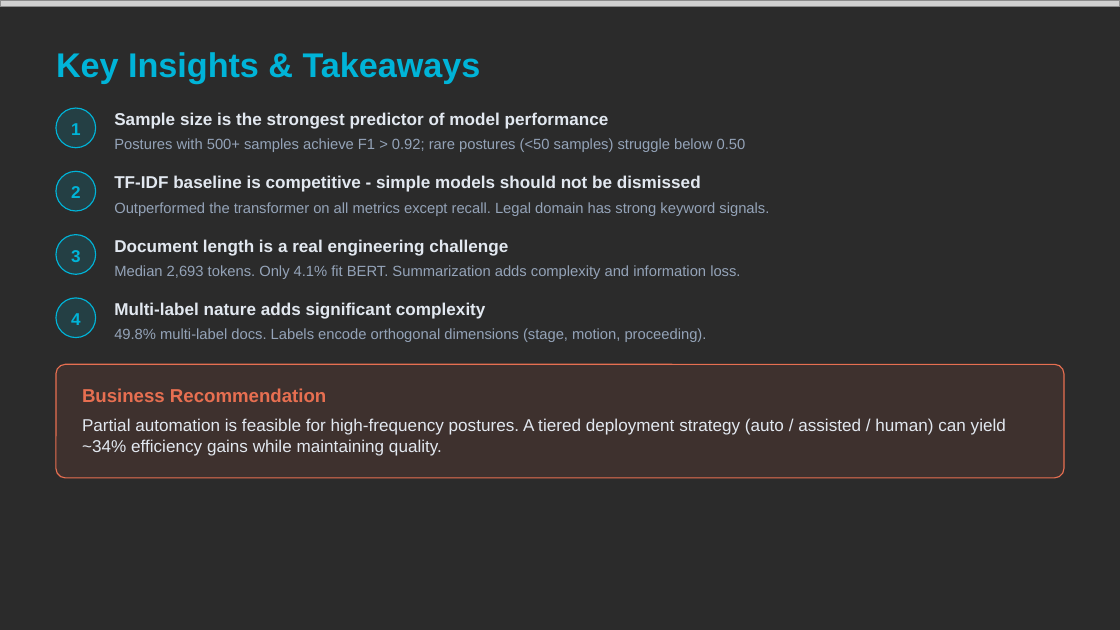
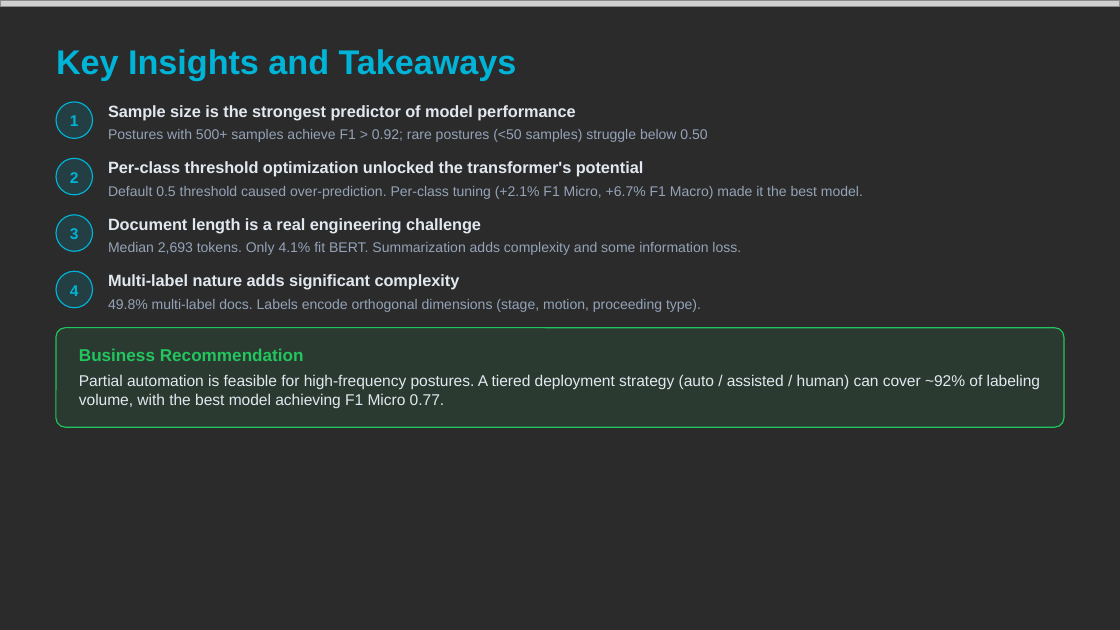
Before and after one commit to aledba/tr_challenge, a slide deck: slide 18 of outputs/TR_Interview_Presentation.pptx. Drawn at 1120x630 pixels with LibreOffice and Linux fonts; fonts in the diff are those of the drawing; grey boxes stand for pictures; background and template pictures are left out; a plain dark background stands for a picture behind light text. Boxes give left, top, right and bottom in pixels: in the first picture for what was removed or moved away, otherwise in the second. Text is boxed around its words. In the diff, an @@ line names an element or a change of style, - is before the commit and + after.

```diff
--- a/outputs/TR_Interview_Presentation.pptx
+++ b/outputs/TR_Interview_Presentation.pptx
@@ text at [56,49,517,81]: text changed @@
-Key Insights & Takeaways
+Key Insights and Takeaways
@@ rounded rectangle: place and size @@
-rounded rectangle at [56,109,95,148]
+rounded rectangle at [56,102,93,139]
@@ text "1": place and size @@
-text "1" at [71,123,81,135]
+text "1" at [70,115,79,126]
@@ text "Postures with 500+ samples achieve ...": place and size @@
-text "Postures with 500+ samples achieve ..." at [114,138,746,152]
+text "Postures with 500+ samples achieve ..." at [108,129,707,142]
@@ text "Postures with 500+ samples achieve ..." at [108,129,707,142]: size 9.5 to 9 pt; line spacing 13.3pt to 12.2pt @@
@@ rounded rectangle: place and size @@
-rounded rectangle at [56,171,95,211]
+rounded rectangle at [56,158,93,195]
@@ text "2": place and size @@
-text "2" at [71,186,81,198]
+text "2" at [70,172,79,183]
@@ text at [108,161,644,177]: text changed; size 11 to 10.5 pt @@
-TF-IDF baseline is competitive - simple models should not be dismissed
+Per-class threshold optimization unlocked the transformer's potential
@@ text at [108,186,863,199]: text changed; size 9.5 to 9 pt @@
-Outperformed the transformer on all metrics except recall. Legal domain has strong keyword signals.
+Default 0.5 threshold caused over-prediction. Per-class tuning (+2.1% F1 Micro, +6.7% F1 Macro) made it the best model.
@@ rounded rectangle: place and size @@
-rounded rectangle at [56,235,95,274]
+rounded rectangle at [56,215,93,252]
@@ text "3": place and size @@
-text "3" at [71,250,81,262]
+text "3" at [70,228,79,239]
@@ text "Document length is a real ...": place and size @@
-text "Document length is a real ..." at [114,239,508,256]
+text "Document length is a real ..." at [108,218,481,234]
@@ size 11 to 10.5 pt; line spacing 15.4pt to 14.2pt in 3 elements at [108,218,481,234], [108,105,575,121], [108,274,460,290] @@
@@ text "Multi-label nature adds significant complexity": place and size @@
-text "Multi-label nature adds significant complexity" at [114,302,486,319]
+text "Multi-label nature adds significant complexity" at [108,274,460,290]
@@ text at [108,242,741,255]: text changed; size 9.5 to 9 pt @@
-Median 2,693 tokens. Only 4.1% fit BERT. Summarization adds complexity and information loss.
+Median 2,693 tokens. Only 4.1% fit BERT. Summarization adds complexity and some information loss.
@@ rounded rectangle: place and size @@
-rounded rectangle at [56,298,95,337]
+rounded rectangle at [56,271,93,308]
@@ proportions changed in 4 elements at [56,102,93,139], [56,158,93,195], [56,215,93,252], [56,271,93,308] @@
@@ size 11 to 10 pt in 4 elements at [70,115,79,126], [70,172,79,183], [70,228,79,239], [70,285,79,296] @@
@@ text "4": place and size @@
-text "4" at [71,313,81,325]
+text "4" at [70,285,79,296]
@@ text at [108,299,701,312]: text changed; size 9.5 to 9 pt @@
-49.8% multi-label docs. Labels encode orthogonal dimensions (stage, motion, proceeding).
+49.8% multi-label docs. Labels encode orthogonal dimensions (stage, motion, proceeding type).
@@ rounded rectangle: place and size @@
-rounded rectangle at [56,364,1064,477]
+rounded rectangle at [56,328,1064,428]
@@ rounded rectangle at [56,328,1064,428]: fill #E76F51 at 10% opacity to #22C55E at 10% opacity; outline #E76F51 0.75 pt to #22C55E 0.75 pt; proportions changed @@
@@ text "Business Recommendation": place and size @@
-text "Business Recommendation" at [82,388,326,402]
+text "Business Recommendation" at [79,348,304,361]
@@ text "Business Recommendation" at [79,348,304,361]: size 12 to 11 pt, text colour #E76F51 to #22C55E; less space between paragraphs @@
@@ text at [79,374,1040,408]: text changed; size 11 to 10 pt @@
-Partial automation is feasible for high-frequency postures. A tiered deployment strategy (auto / assisted / human) can yield ~34% efficiency gains while maintaining quality.
+Partial automation is feasible for high-frequency postures. A tiered deployment strategy (auto / assisted / human) can cover ~92% of labeling volume, with the best model achieving F1 Micro 0.77.
```
Also in this commit, not shown: 3 other slides changed, 1 slide added, 1 slide removed, 8 other files.
